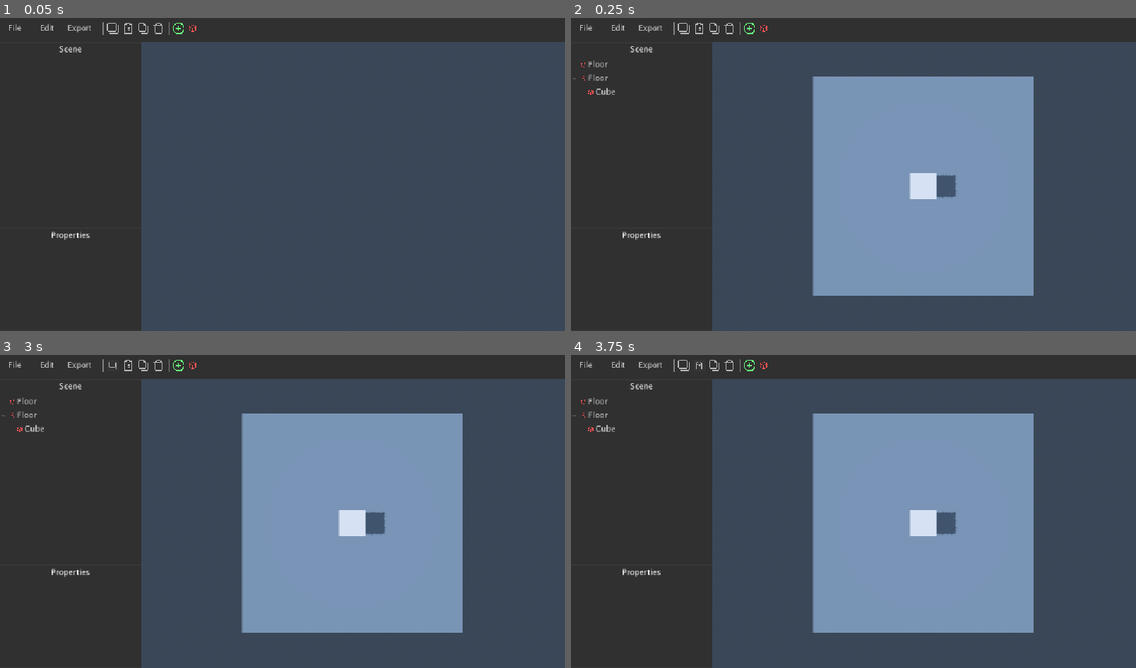
Above: before the commit, frames 1-4 (two rows, left to right).
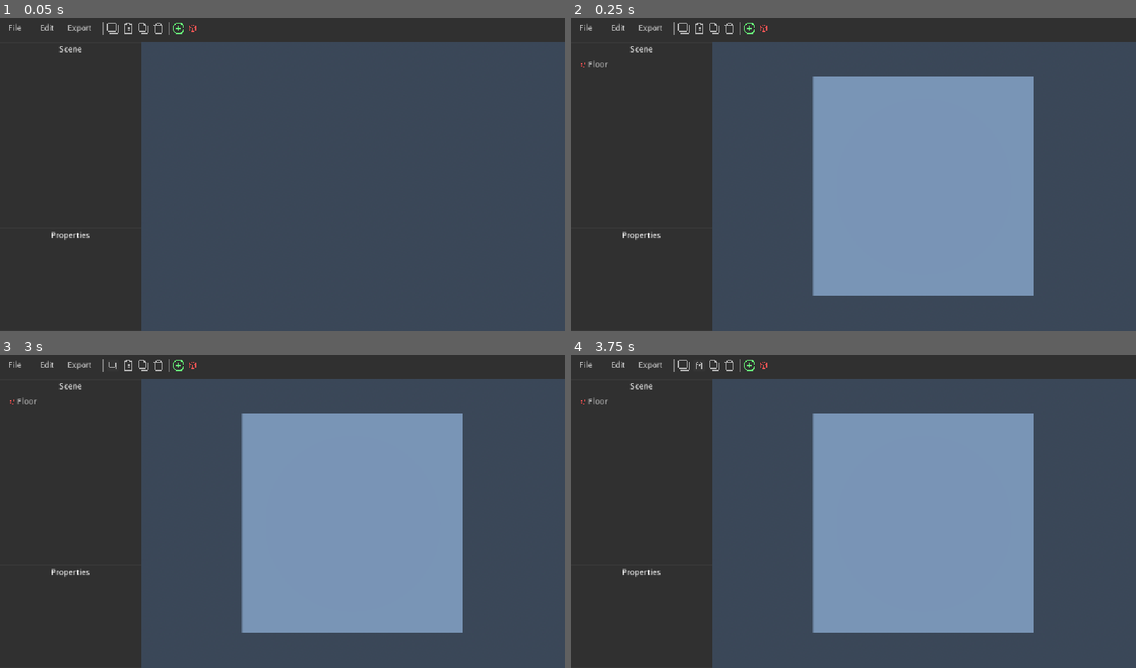
Above: after the commit, the same moments.

Repository: JustTobias31/VoxelisEditor
Game: Godot game, scene res://Main/Editor/UI.tscn
The game is run twice, just before and just after one commit, with the same random seed, the same clock (stepped at 60 frames per second) and the same inputs.
Inputs (mouse positions are in pixels of both pictures, inside the frame that each line leads up to):
- Up to frame 1 (0.05 s): no input
- Up to frame 2 (0.25 s): no input
- Up to frame 3 (3 s): click "File" at 0.5 s; click "Edit" at 1.25 s; click "Export" at 2 s; click (113, 364) at 2.75 s
- Up to frame 4 (3.75 s): click (700, 364) at 3.5 s

Frame 1 is identical in both runs. In frame 2, 0.7% of the frame differs, in the area x 0-69%, y 18-58%; in frame 3, 0.7%; in frame 4, 0.7%.

Commit message:
svg files not loading in export fixed

Diff:
--- a/Main/Editor/Objects/3D/script.gd
+++ b/Main/Editor/Objects/3D/script.gd
@@ -37,4 +37,6 @@
 	props.name.value="3D"
 	props.classname.value="3D"
 
+	icon = load("res://Main/Editor/Objects/3D/icon.svg")
+
 	description = "Any object that can get rendered in the 3D space"
--- a/Main/Editor/Objects/cube/script.gd
+++ b/Main/Editor/Objects/cube/script.gd
@@ -14,6 +14,8 @@
 	props.name.value="Cube"
 	props.classname.value="Cube"
 
+	icon = load("res://Main/Editor/Objects/cube/icon.svg")
+
 	deletable = true
 	description = "Cube"
 	modelasset=load("res://Main/Editor/Objects/cube/model.tscn")
--- a/Main/Editor/Objects/main/script.gd
+++ b/Main/Editor/Objects/main/script.gd
@@ -20,6 +20,7 @@
 var deletable = false
 var id = 0
 var modelasset = null
+var icon = load("res://Main/Editor/Objects/main/icon.svg")
 
 func clone():
 	var c = editor_Main.new()
--- a/Main/Editor/Scripts/Objects.gd
+++ b/Main/Editor/Scripts/Objects.gd
@@ -104,10 +104,3 @@
 	setProperty(scenefloor,"size",Vector3(100,1,100))
 	setProperty(scenefloor,"color",Color.SLATE_GRAY)
 	setProperty(scenefloor,"name","Floor")
-
-	var pivot = objects[create(editor_Cube.new())]
-	setProperty(pivot,"size",Vector3(0.1,0.1,0.1))
-	setProperty(pivot,"name","Floor")
-
-	var part = objects[create(editor_Cube.new(),pivot)]
-	setProperty(part,"position",Vector3(0,10,0))
--- a/Main/Editor/Scripts/UI/Main.gd
+++ b/Main/Editor/Scripts/UI/Main.gd
@@ -8,7 +8,7 @@
 func create_tree_item(_item, _parent_item):
 	var item : TreeItem = tree.create_item(_parent_item)
 	item.set_meta("id",_item.id)
-	item.set_icon(0, load("res://Main/Editor/Objects/%s/icon.svg" % _item.props.classname.value))
+	item.set_icon(0, _item.icon)
 	item.set_icon_max_width(0, 10)
 	item.set_text(0, _item.props.name.value)
 	return item
--- a/project.godot
+++ b/project.godot
@@ -11,6 +11,7 @@
 [application]
 
 config/name="VoxelisEditor"
+config/version="0.1.0.0"
 run/main_scene="uid://co88ub54mji2w"
 config/features=PackedStringArray("4.6", "GL Compatibility")
 boot_splash/image="uid://dx1kj83j1sut6"
Not shown, changed: export_presets.cfg
